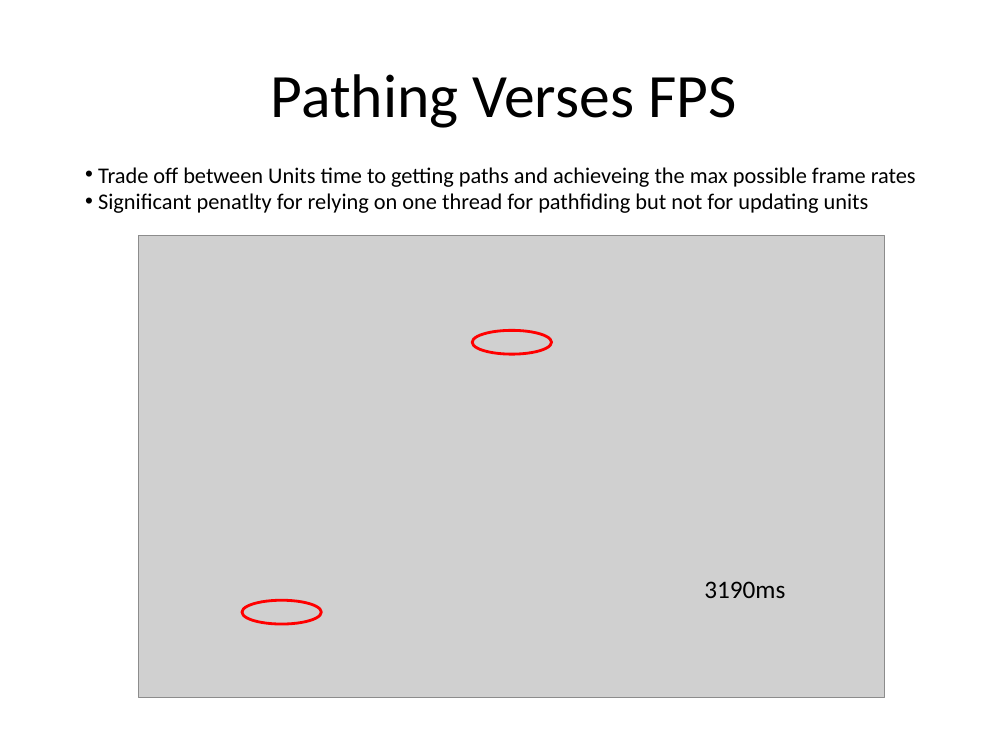
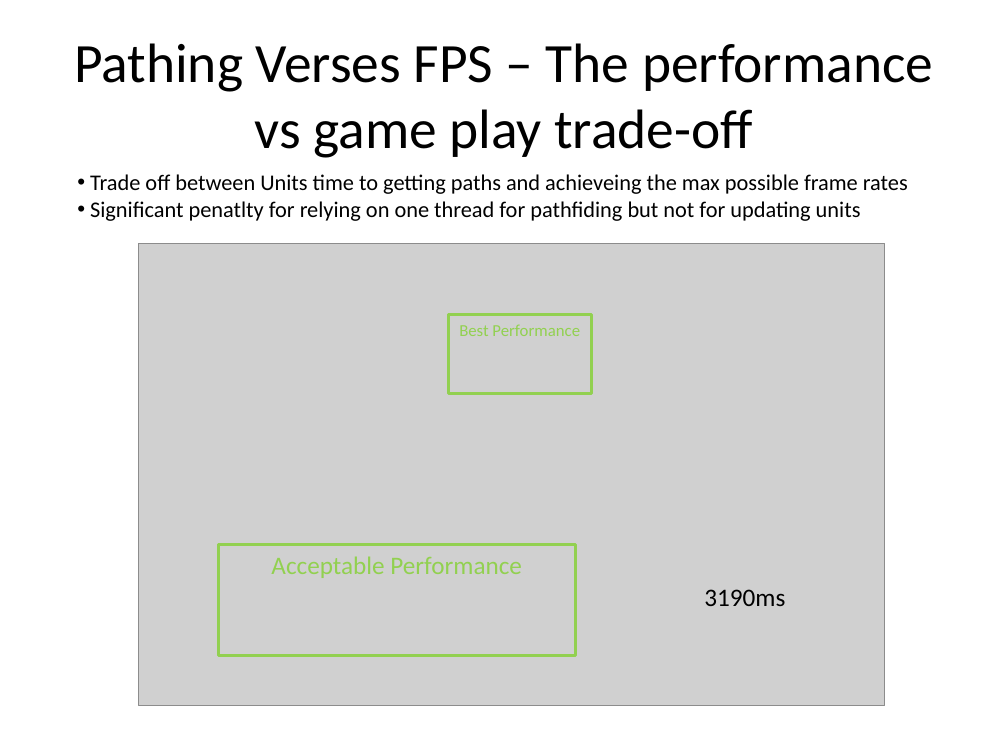
Before and after one commit to jammy2232/CMP202, a slide deck: slide 10 of documentation/CMP202 – Data and Algorithms 2.pptx (slide 9 before the commit). Drawn at 1008x756 pixels with LibreOffice and Linux fonts; fonts in the diff are those of the drawing; grey boxes stand for pictures. Boxes give left, top, right and bottom in pixels: in the first picture for what was removed or moved away, otherwise in the second. Text is boxed around its words. In the diff, an @@ line names an element or a change of style, - is before the commit and + after.

```diff
--- a/documentation/CMP202 – Data and Algorithms 2.pptx
+++ b/documentation/CMP202 – Data and Algorithms 2.pptx
@@ title at bbox=[74, 43, 933, 158]: text changed; size 44 to 39.6 pt @@
-Pathing Verses FPS
+Pathing Verses FPS – The performance vs game play trade-off
@@ text "Trade off between Units time ...": place and size @@
-text "Trade off between Units time ..." at bbox=[98, 167, 916, 213]
+text "Trade off between Units time ..." at bbox=[90, 174, 908, 221]
@@ picture: place and size @@
-picture at bbox=[139, 235, 885, 698]
+picture at bbox=[139, 243, 885, 706]
@@ rectangle added at bbox=[449, 314, 592, 394], outline #92D050 2 pt, 12 pt, text #92D050 @@
+Best Performance
@@ ellipse removed at bbox=[473, 331, 552, 355] @@
@@ rectangle added at bbox=[219, 544, 576, 655], outline #92D050 2 pt, 18 pt, text #92D050 @@
+Acceptable Performance
@@ text "3190ms": place and size @@
-text "3190ms" at bbox=[704, 581, 785, 598]
+text "3190ms" at bbox=[704, 589, 785, 606]
@@ ellipse removed at bbox=[242, 600, 322, 624] @@
```
Also in this commit, not shown: 4 other slides changed, 7 slides added, 20 other files.
